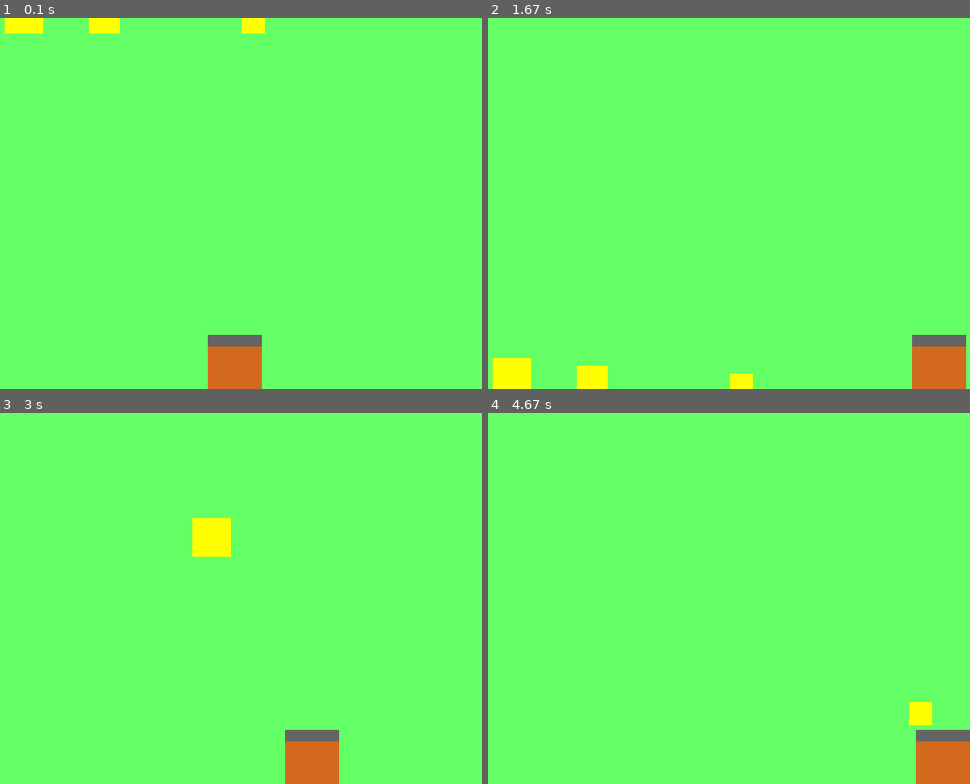
Above: before the commit, frames 1-4 (two rows, left to right).
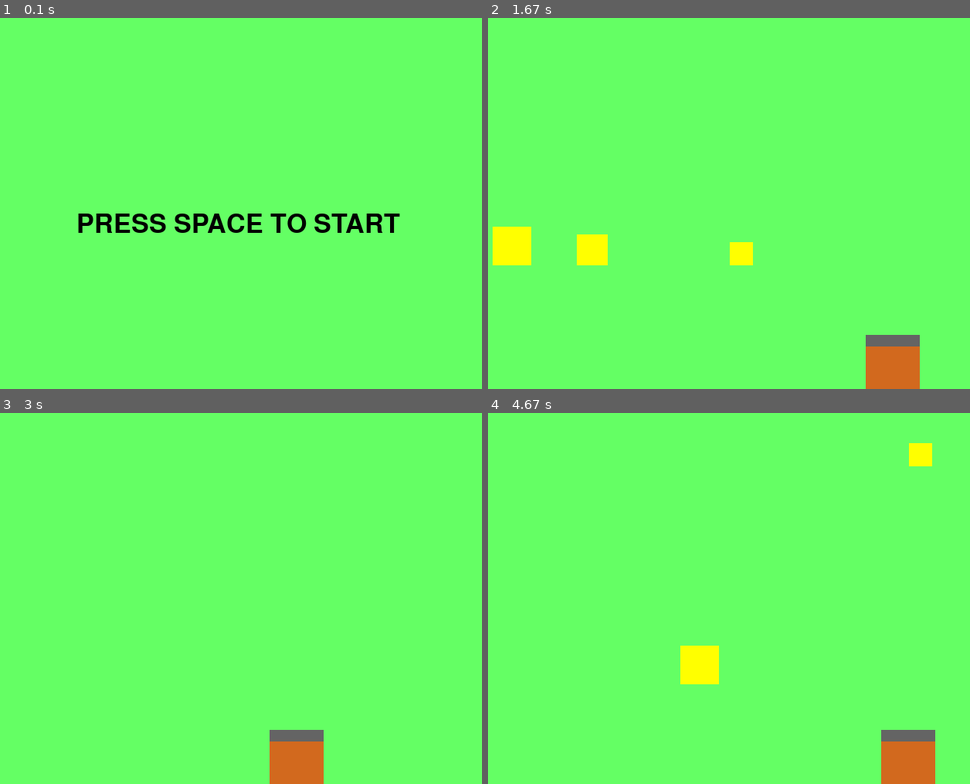
Above: after the commit, the same moments.

Repository: yosupc/pygame_projects
Game: pygame game, started from collect_rewards/collect_rewards.py
The game is run twice, just before and just after one commit, with the same random seed, the same clock (stepped at 60 frames per second) and the same inputs.
Inputs:
- Up to frame 1 (0.1 s): no input
- Up to frame 2 (1.67 s): tap Space at 0.33, 0.73, 1.03, 1.23, 1.53 s; hold Right 0.67-1.13 s; hold Right 1.17-1.63 s
- Up to frame 3 (3 s): hold Left 1.67-2.2 s; tap Space at 1.73, 2.03, 2.3, 2.6, 2.73 s; hold Left 2.23-2.63 s; hold Right from 2.67 s (still down)
- Up to frame 4 (4.67 s): tap Space at 3.03, 3.4, 3.7, 3.9, 4.2, 4.4 s; release Right at 3.3 s; hold Left 3.33-3.8 s; hold Right 3.83-4.3 s; hold Right from 4.33 s (still down)

The runs differ from the first frame. In frame 1, 4.1% of the frame differs, in the area x 0-84%, y 0-100%; in frame 2, 5.7%, in the area x 0-100%, y 56-100%; in frame 3, 1.8%; in frame 4, 3.5%.

Commit message:
font added

Diff:
--- a/collect_rewards/collect_rewards.py
+++ b/collect_rewards/collect_rewards.py
@@ -66,6 +66,12 @@
         tmp2 = basket_c.x_pos
     return False
 
+
+font = pygame.font.SysFont(None, 50)
+img = font.render ("PRESS SPACE TO START", True, (0,0,0))
+on_off = False
+
+
 check_once = 0
 score = 0
 print("score is" , score)
@@ -77,58 +83,67 @@
         if event.type == pygame.QUIT:
             running = False
 
-    # a basket move by keyboard arrows
     pressed = pygame.key.get_pressed()
-    if pressed[pygame.K_LEFT]:
-        basket.x_pos -= 5
-    if pressed[pygame.K_RIGHT]:
-        basket.x_pos += 5
 
-    # move boundaries
-    if basket.x_pos <= 0:
-        basket.x_pos = 0
-    elif basket.x_pos >= screen_width - basket.width:
-        basket.x_pos = screen_width - basket.width
+    if pressed[pygame.K_SPACE]:
+        on_off = True
+
+    elif on_off:
+        # a basket move by keyboard arrows
+        if pressed[pygame.K_LEFT]:
+            basket.x_pos -= 5
+        if pressed[pygame.K_RIGHT]:
+            basket.x_pos += 5
+
+        # move boundaries
+        if basket.x_pos <= 0:
+            basket.x_pos = 0
+        elif basket.x_pos >= screen_width - basket.width:
+            basket.x_pos = screen_width - basket.width
 
 
 
-    screen.fill ((100, 255, 100))
-    pygame.draw.rect(screen, (210,105,30),(basket.x_pos, basket.y_pos, basket.width, basket.height))
-    pygame.draw.rect(screen, (100,100,100),(basket.x_pos, basket.y_pos, basket_top_width, basket_top_height))
+        screen.fill ((100, 255, 100))
+        pygame.draw.rect(screen, (210,105,30),(basket.x_pos, basket.y_pos, basket.width, basket.height))
+        pygame.draw.rect(screen, (100,100,100),(basket.x_pos, basket.y_pos, basket_top_width, basket_top_height))
 
-    pygame.draw.rect(screen, (255, 255, 0),(reward.x_pos , reward.y_pos, reward.width, reward.height))
-    pygame.draw.rect(screen, (255, 255, 0),(reward2.x_pos , reward2.y_pos, reward2.width, reward2.height))
-    pygame.draw.rect(screen, (255, 255, 0),(reward3.x_pos , reward3.y_pos, reward3.width, reward3.height))
+        pygame.draw.rect(screen, (255, 255, 0),(reward.x_pos , reward.y_pos, reward.width, reward.height))
+        pygame.draw.rect(screen, (255, 255, 0),(reward2.x_pos , reward2.y_pos, reward2.width, reward2.height))
+        pygame.draw.rect(screen, (255, 255, 0),(reward3.x_pos , reward3.y_pos, reward3.width, reward3.height))
 
-    reward.move()
-    reward2.move()
-    reward3.move()
+        reward.move()
+        reward2.move()
+        reward3.move()
 
-    if reward.y_pos >= screen_height:
-        reward.update()
-        check_once = 0
-    if reward2.y_pos >= screen_height:
-        reward2.update()
-        check_once = 0
-    if reward3.y_pos >= screen_height:
-        reward3.update()
-        check_once = 0
+        if reward.y_pos >= screen_height:
+            reward.update()
+            check_once = 0
+        if reward2.y_pos >= screen_height:
+            reward2.update()
+            check_once = 0
+        if reward3.y_pos >= screen_height:
+            reward3.update()
+            check_once = 0
 
-    if reward.y_pos + reward.height >= collision_line:
-        if check_once == 0 and myCollision(basket, reward, score):
-            score += 10
-            print("score is" , score)
-        check_once += 1
-    if reward2.y_pos + reward2.height >= collision_line:
-        if check_once == 0 and myCollision(basket, reward2, score):
-            score += 10
-            print("score is" , score)
-        check_once += 1
-    if reward3.y_pos + reward3.height >= collision_line:
-        if check_once == 0 and myCollision(basket, reward3, score):
-            score += 10
-            print("score is" , score)
-        check_once += 1
+        if reward.y_pos + reward.height >= collision_line:
+            if check_once == 0 and myCollision(basket, reward, score):
+                score += 10
+                print("score is" , score)
+            check_once += 1
+        if reward2.y_pos + reward2.height >= collision_line:
+            if check_once == 0 and myCollision(basket, reward2, score):
+                score += 10
+                print("score is" , score)
+            check_once += 1
+        if reward3.y_pos + reward3.height >= collision_line:
+            if check_once == 0 and myCollision(basket, reward3, score):
+                score += 10
+                print("score is" , score)
+            check_once += 1
+
+    else:
+        screen.fill((100,255,100))
+        screen.blit(img, (115, 250))
 
     pygame.display.update()
 
